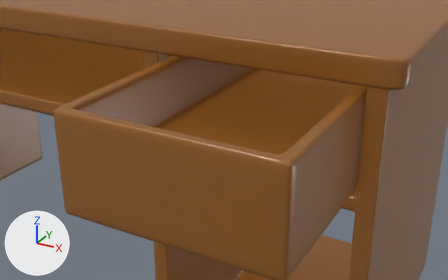
An edit to the FBX model Assets/3D Assets/huonekalut/tietokonepöytä.fbx, drawn before and after from the same camera.
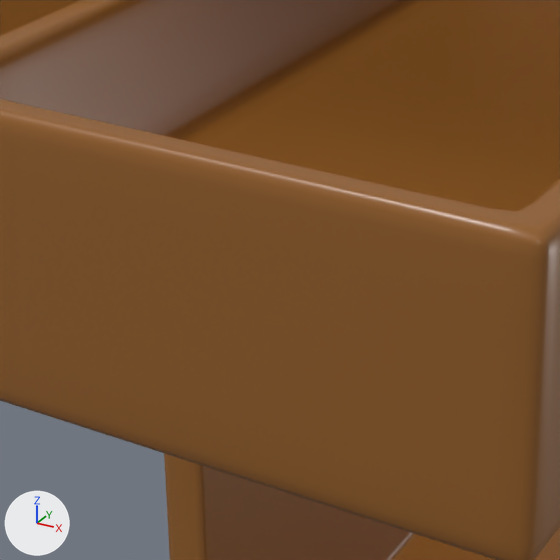
Old and new are each drawn from a 50 mm camera at (1.055, -1.365, 1.14) aimed at (0.64, -0.61, 0.762) and again close up on the part from 21% to 66% of the width and 28% to 100% of the height. The lights are fixed; the arrows at lower left show +X, +Y and +Z. The close-ups show mesh edges as thin lines. Where no turn or scale is listed for an object, it has been applied to the vertices.

Before the edit, the objects in view are built like this:
```python
me_cube_001 = bpy.data.meshes.new('Cube.001')
me_cube_001.from_pydata(...)  # 9292 vertices, 9288 faces; spans x -0.85..0.85, y -0.68..0.38, z 0.0..0.86
me_cube_001.materials.append(mat_material_001)  # brown #935f28
ob_pöytä = bpy.data.objects.new('pöytä', me_cube_001)
ob_pöytä.location = (0.0, 0.0, 0.0)
```
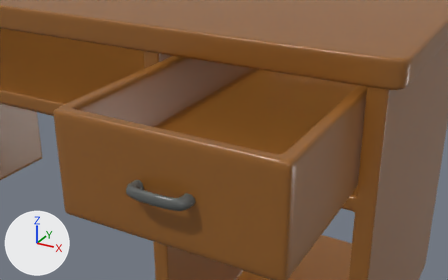
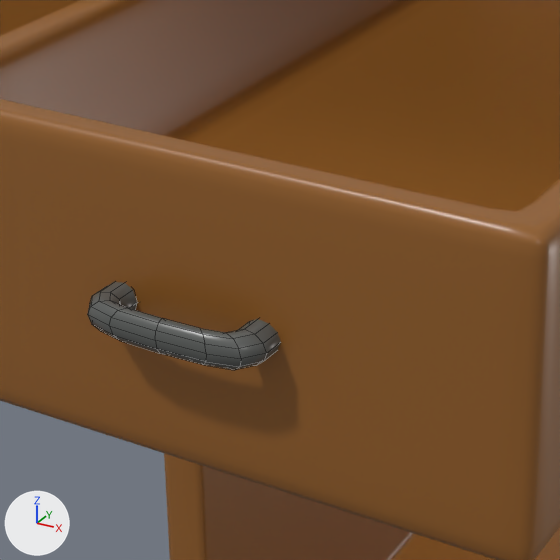
Location of each change, (x1, y1, x2, y2) in pixels of the close-ups (560 x 560 px):
'kahva', added: after (88, 282, 281, 370)

The edits, one by one:
Material 'Material.002' (mat_material_002) is new.
Its base color is (0.106, 0.113, 0.108) (dark grey #5c5e5c).
Its roughness is 0.318.
Mesh me_cube_003 is new.
It has 120 vertices, 120 faces and spans x 0.5168..0.6322, y -0.7125..-0.6515, z 0.679..0.7001.
It uses material mat_material_002 (dark grey #5c5e5c).
Object 'kahva' (ob_kahva) is new; it shows me_cube_003.
Its location is (0.0, 0.0, 0.0).
